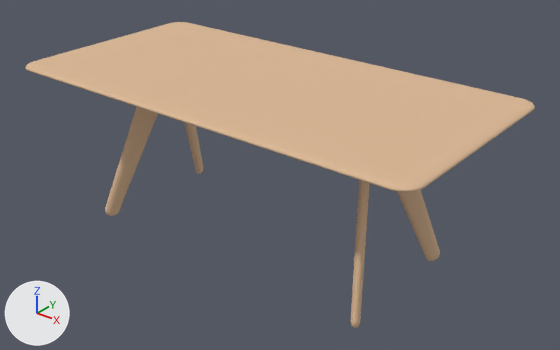
The glTF model table/product5/5-3.glb as it was, and as the next commit left it.
Before and after are seen from a camera (50 mm lens) standing at (1.99, -2.37, 1.82) and looking at (0.07, 0.03, 0.34). The axes (+X, +Y, +Z) are drawn at lower left. The lights are the same throughout. Where no turn or scale is listed for an object, it has been applied to the vertices.

Objects in the first picture: 'L_3bc5c882_c710_4514_8cc2_b84f3a28380e_C1_I2', 'L_5eccd77d_4819_4949_a019_8c9da1babe90_C1_I3', 'L_9ec2db3d_8aa3_4e44_b9d1_823b706a603a_C1_I4', 'L_e8b72539_7ec2_4b11_ae64_80f5a94a6690_C1_I5', 'L_eeae86cc_a5de_41c5_bdde_f93fd34f4632_C1_I6'.
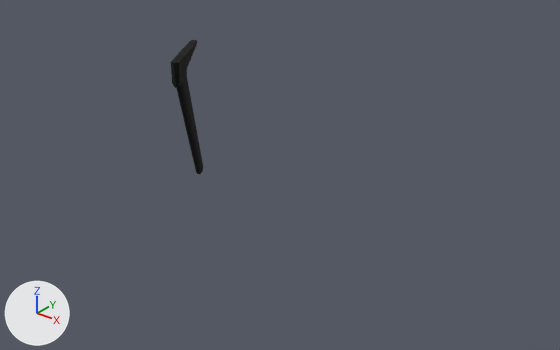
The newer file is also rescaled (x1000.0), turned or shifted as a whole; pictures and numbers use the older file's frame.

Pixel boxes (x1, y1, x2, y2) of what changed, in the pictures (560 x 350 px):
'L_5eccd77d_4819_4949_a019_8c9da1babe90_C1_I3', deleted (beige)
    before: (25, 22, 535, 192)
'L_eeae86cc_a5de_41c5_bdde_f93fd34f4632_C1_I6', deleted
    before: (105, 107, 158, 216)
'L_e8b72539_7ec2_4b11_ae64_80f5a94a6690_C1_I5', recoloured
    both: (171, 40, 203, 174)
'L_3bc5c882_c710_4514_8cc2_b84f3a28380e_C1_I2', deleted (beige)
    before: (350, 180, 370, 328)
'L_9ec2db3d_8aa3_4e44_b9d1_823b706a603a_C1_I4', deleted
    before: (397, 190, 440, 261)

Edits to the bpy script that builds the scene:
```text
Change mat_seat:
    mat_seat.base_color: (0.708, 0.479, 0.301) -> (0.0, 0.0, 0.0)  # beige #dbb895 -> black #000000
Remove ob_l_3bc5c882_c710_4514_8cc2_b84f3a28380e_c1_i2:
    ob_l_3bc5c882_c710_4514_8cc2_b84f3a28380e_c1_i2 = bpy.data.objects.new('L_3bc5c882_c710_4514_8cc2_b84f3a28380e_C1_I2', me_l_3bc5c882_c710_4514_8cc2_b84f3a28380e_c1_i2)
    ob_l_3bc5c882_c710_4514_8cc2_b84f3a28380e_c1_i2.location = (0.0, 0.0, 0.008)
Remove ob_l_5eccd77d_4819_4949_a019_8c9da1babe90_c1_i3:
    ob_l_5eccd77d_4819_4949_a019_8c9da1babe90_c1_i3 = bpy.data.objects.new('L_5eccd77d_4819_4949_a019_8c9da1babe90_C1_I3', me_l_5eccd77d_4819_4949_a019_8c9da1babe90_c1_i3)
    ob_l_5eccd77d_4819_4949_a019_8c9da1babe90_c1_i3.location = (0.0, 0.0, 0.008)
Remove ob_l_9ec2db3d_8aa3_4e44_b9d1_823b706a603a_c1_i4:
    ob_l_9ec2db3d_8aa3_4e44_b9d1_823b706a603a_c1_i4 = bpy.data.objects.new('L_9ec2db3d_8aa3_4e44_b9d1_823b706a603a_C1_I4', me_l_9ec2db3d_8aa3_4e44_b9d1_823b706a603a_c1_i4)
    ob_l_9ec2db3d_8aa3_4e44_b9d1_823b706a603a_c1_i4.location = (0.0, 0.0, 0.008)
Remove ob_l_eeae86cc_a5de_41c5_bdde_f93fd34f4632_c1_i6:
    ob_l_eeae86cc_a5de_41c5_bdde_f93fd34f4632_c1_i6 = bpy.data.objects.new('L_eeae86cc_a5de_41c5_bdde_f93fd34f4632_C1_I6', me_l_eeae86cc_a5de_41c5_bdde_f93fd34f4632_c1_i6)
    ob_l_eeae86cc_a5de_41c5_bdde_f93fd34f4632_c1_i6.location = (0.0, 0.0, 0.008)
```
